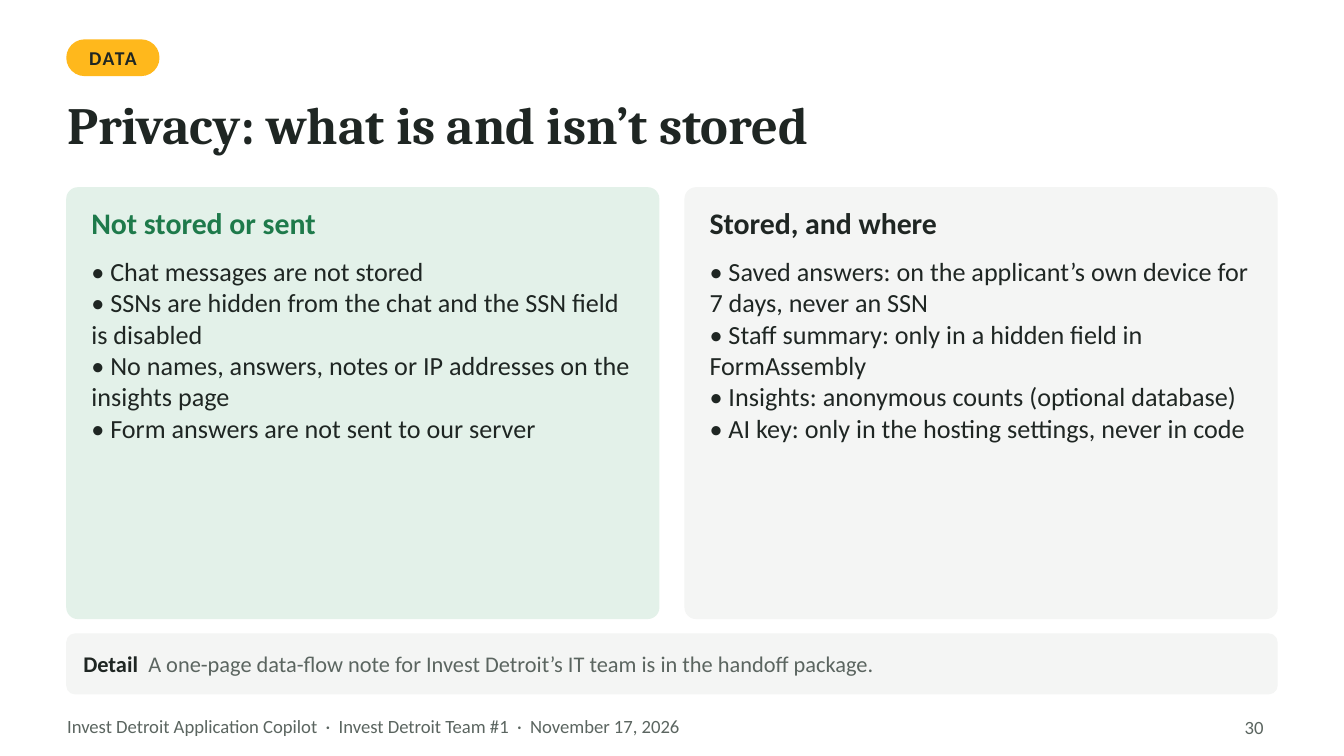
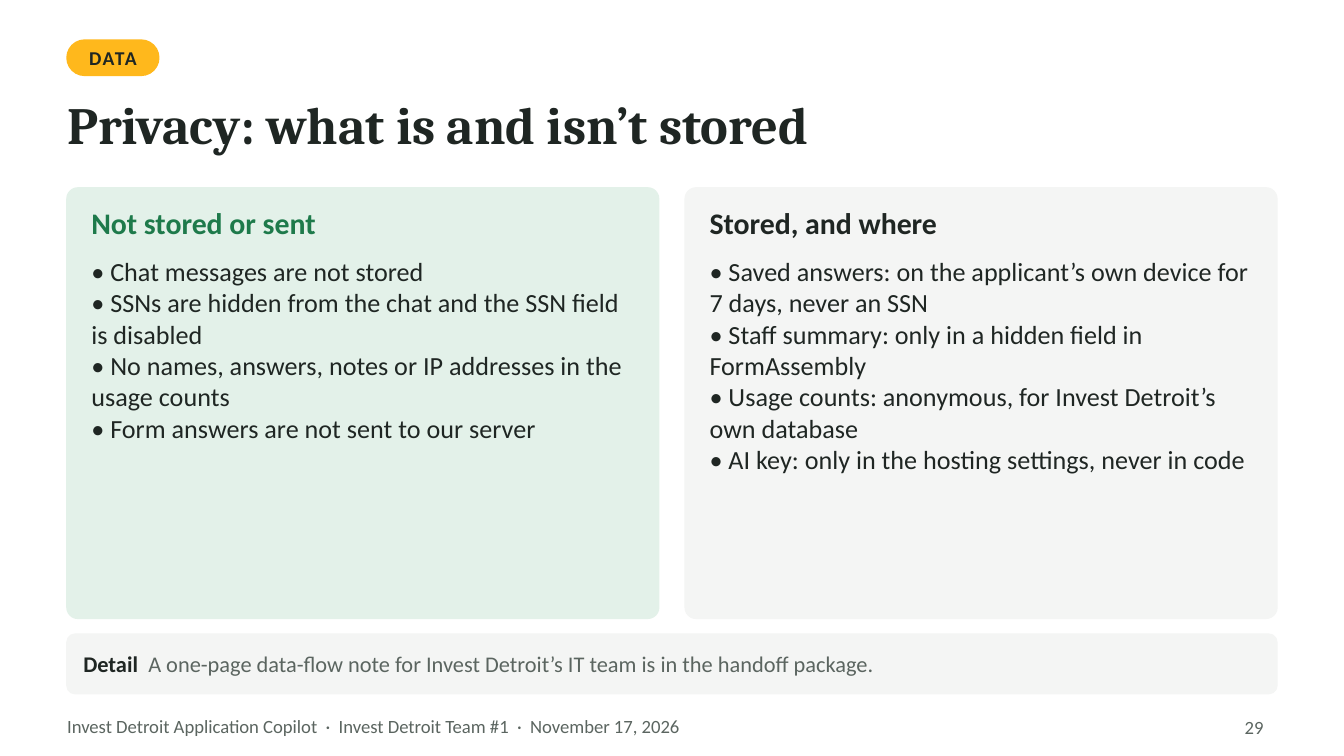
Before and after one commit to Ross-Business-Tech/Invest-Detroit-Project-1, a slide deck: slide 29 of docs/slides/Invest-Detroit-Copilot-Client-Deck.pptx (slide 30 before the commit). Drawn at 1344x756 pixels with LibreOffice and Linux fonts; fonts in the diff are those of the drawing. Boxes give left, top, right and bottom in pixels: in the first picture for what was removed or moved away, otherwise in the second. Text is boxed around its words. In the diff, an @@ line names an element or a change of style, - is before the commit and + after.

```diff
--- a/docs/slides/Invest-Detroit-Copilot-Client-Deck.pptx
+++ b/docs/slides/Invest-Detroit-Copilot-Client-Deck.pptx
@@ text at box(91, 357, 621, 411): text changed @@
-• No names, answers, notes or IP addresses on the insights page
+• No names, answers, notes or IP addresses in the usage counts
@@ text at box(710, 388, 1216, 438): text changed @@
-• Insights: anonymous counts (optional database)
+• Usage counts: anonymous, for Invest Detroit’s own database
@@ page number at box(1245, 722, 1264, 734): text changed @@
-30
+29
```
Also in this commit, not shown: 7 other slides changed, 1 slide removed, 30 other files.
